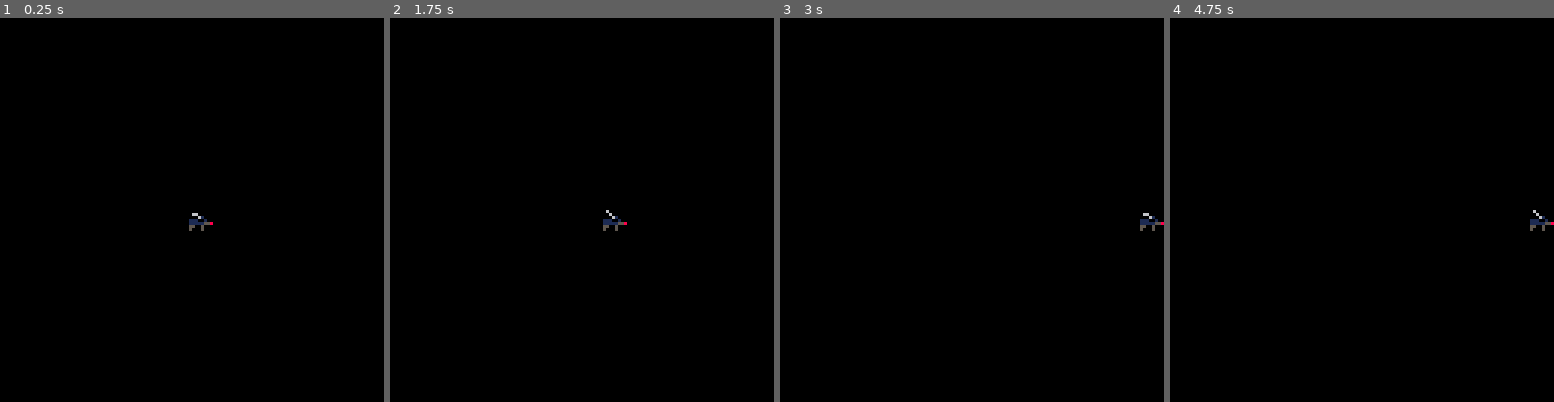
Above: before the commit, frames 1-4 (left to right).
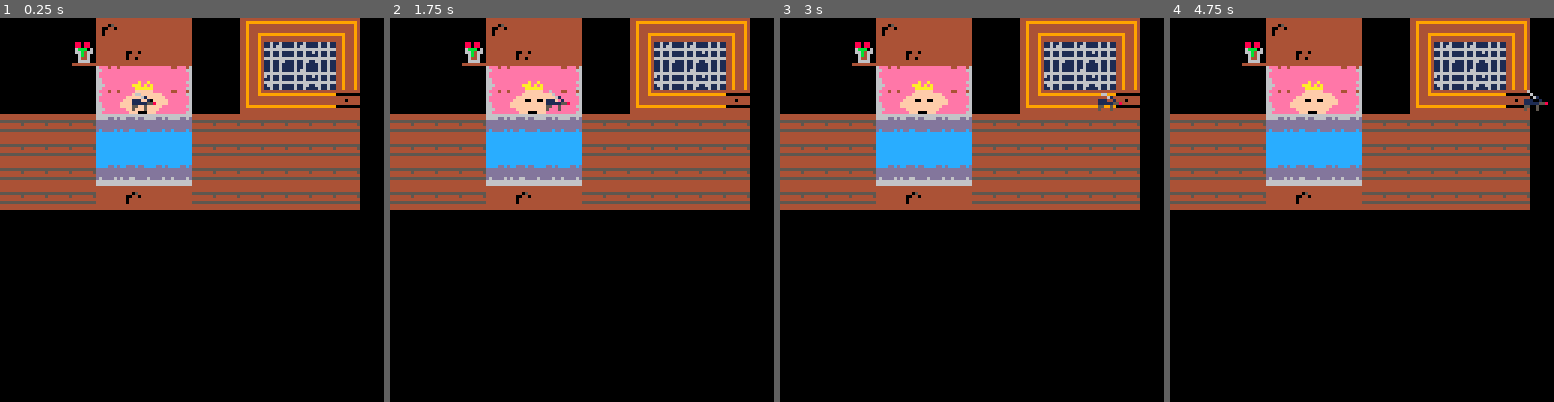
Above: after the commit, the same moments.

Repository: brl63/bugzzz
Game: PICO-8 cartridge bugzzzz.p8
Two runs of this game, one before a commit and one after it. Both use one fixed random seed, a clock stepped at 60 frames per second and the inputs below.
Inputs:
- Up to frame 1 (0.25 s): no input
- Up to frame 2 (1.75 s): hold Right from 1.6 s (still down)
- Up to frame 3 (3 s): release Right at 2.1 s; hold Right from 2.47 s (still down)
- Up to frame 4 (4.75 s): release Right at 3.03 s; hold Left 3.08-3.58 s; hold Right 4.02-4.68 s

The runs differ from the first frame. In frame 1, 38% of the frame differs, in the area x 0-94%, y 0-56%; in frame 2, 38%; in frame 3, 38%; in frame 4, 38%, in the area x 0-100%, y 0-56%.

Commit message:
feat : added the map to the game and make it more good

Diff:
--- a/bugzzzz.p8
+++ b/bugzzzz.p8
@@ -2,8 +2,8 @@
 version 43
 __lua__
 function _init()
-plx =63
-ply =63
+plx =44
+ply =23
 speed =2
 
 
@@ -47,9 +47,11 @@
     end
 
 -- drawing the spirit--
+-- screen size is 16*8
+map(43, 20, 0, 0, 16, 8)
 spr(current_spr, plx, ply, 1, 1, flip)
 
-map(0)
+
 
 end
 __gfx__
@@ -61,14 +63,20 @@
 0070070011111558111115584444444444044444440440444400404499999999cccccccccddccddddcddddcdeeeeeeaeeaeeeeeeffffffffffffffee00000000
 0000000055005000550050004444444444444444444444444444444499999999cccccccccccccccccccccccceeeeaaaeaeaeeeeeeefffffffffffeee00000000
 0000000050005000500050004444444444444444444444444444444499999999cccccccccccccccccccccccceeeeeaaaaaaeeeeeeeefff000fffeeee00000000
-cccccccccccccccce44eee466eee4ee4000000000000000000000000000000000000000000000000000000000000000000000000000000000000000000000000
-ccccddcdccdddcddeeeeee6666eeeeee000000000000000000000000000000000000000000000000000000000000000000000000000000000000000000000000
-ddddddddddddddddeeeeeee66eeeeeee000000000000000000000000000000000000000000000000000000000000000000000000000000000000000000000000
-ddddddddddddddddeeeeeee66eeeeeee000000000000000000000000000000000000000000000000000000000000000000000000000000000000000000000000
-ddddddddddddddddeeeeeee666eeeeee000000000000000000000000000000000000000000000000000000000000000000000000000000000000000000000000
-d6dddd6d6dd66dddeeeeee6666eeeeee000000000000000000000000000000000000000000000000000000000000000000000000000000000000000000000000
-6666666666666666eeeeeee6666eeeee000000000000000000000000000000000000000000000000000000000000000000000000000000000000000000000000
-6666666666666666eeeeee6666eeeeee000000000000000000000000000000000000000000000000000000000000000000000000000000000000000000000000
+cccccccccccccccce44eee466eee4ee4116116111161161144944494444444444494449444444444444444444444444400000000088088004444444400000000
+ccccddcdccdddcddeeeeee6666eeeeee116116111161661144944494999999994494449900000000449999999999999400000000088088004444444400000000
+ddddddddddddddddeeeeeee66eeeeeee66666666666666664494449444444444449444444444444444944444444444940000000006bbb0605555555500000000
+ddddddddddddddddeeeeeee66eeeeeee616116111161161144944494444444444494444444404444449444444444449400000000066b46604444444500000000
+ddddddddddddddddeeeeeee666eeeeee116116111161161144944494444444444494444444444444449444444444449400000000006b46004444444400000000
+d6dddd6d6dd66dddeeeeee6666eeeeee666666666666666644944494999999994499999900000000449444999994449400000000006446005555555500000000
+6666666666666666eeeeeee6666eeeee166116111161166144944494444444444444444444444444449444944494449400000000006666004444444400000000
+6666666666666666eeeeee6666eeeeee116116111161161144944494444444444444444444444444449444944494449400000000444444444444444400000000
+00000000000000000000000000000000000000000000000000000000000000000000000000000000000000000000000000000000000000000000000000000000
+00000000000000000000000000000000000000000000000000000000000000000000000000000000000000000000000000000000000000000000000000000000
+06666660000000000000000000000000000000000000000000000000000000000000000000000000000000000000000000000000000000000000000000000000
+60000006000000000000000000000000000000000000000000000000000000000000000000000000000000000000000000000000000000000000000000000000
+60000006000000000000000000000000000000000000000000000000000000000000000000000000000000000000000000000000000000000000000000000000
+06666660000000000000000000000000000000000000000000000000000000000000000000000000000000000000000000000000000000000000000000000000
 __map__
 0000000000000000000000000000000000000000000000000000000000000000000000000000000000000000000000000000000000000000000000000000000000000000000000000000000000000000000000000000000000000000000000000000000000000000000000000000000000000000000000000000000000000000
 0000000000000000000000000000000000000000000000000000000000000000000000000000000000000000000000000000000000000000000000000000000000000000000000000000000000000000000000000000000000000000000000000000000000000000000000000000000000000000000000000000000000000000
@@ -90,15 +98,15 @@
 0000000000000000000000000000000000000000000000000000000000000000000000000000000000000000000000000000000000000000000000000000000000000000000000000000000000000000000000000000000000000000000000000000000000000000000000000000000000000000000000000000000000000000
 0000000000000000000000000000000000000000000000000000000000000000000000000000000000000000000000000000000000000000000000000000000000000000000000000000000000000000000000000000000000000000000000000000000000000000000000000000000000000000000000000000000000000000
 0000000000000000000000000000000000000000000000000000000000000000000000000000000000000000000000000000000000000000000000000000000000000000000000000000000000000000000000000000000000000000000000000000000000000000000000000000000000000000000000000000000000000000
-0000000000000000000000000000000000000000000000000000000000000000000000000000000000000000000000040303030000000000000000000000000000000000000000000000000000000000000000000000000000000000000000000000000000000000000000000000000000000000000000000000000000000000
-0000000000000000000000000000000000000000000000000000000000000000000000000000000000000000000000030503030000000000000000000000000000000000000000000000000000000000000000000000000000000000000000000000000000000000000000000000000000000000000000000000000000000000
-0000000000000000000000000000000000000000000000000000000000000000000000000000000000000000000000130b0c120000000000000000000000000000000000000000000000000000000000000000000000000000000000000000000000000000000000000000000000000000000000000000000000000000000000
-0000000000000000000000000000000000000000000000000000000000000000000000000000000000000100000000130d0e120000000000000000000000000000000000000000000000000000000000000000000000000000000000000000000000000000000000000000000000000000000000000000000000000000000000
-00000000000000000000000000000000000000000000000000000000000000000000000000000000000000000000000a090a0a0000000000000000000000000000000000000000000000000000000000000000000000000000000000000000000000000000000000000000000000000000000000000000000000000000000000
-0000000000000000000000000000000000000000000000000000000000000000000000000000000000000000000000080808080000000000000000000000000000000000000000000000000000000000000000000000000000000000000000000000000000000000000000000000000000000000000000000000000000000000
-0000000000000000000000000000000000000000000000000000000000000000000000000000000000000000000000101110100000000000000000000000000000000000000000000000000000000000000000000000000000000000000000000000000000000000000000000000000000000000000000000000000000000000
-0000000000000000000000000000000000000000000000000000000000000000000000000000000000000000000000030403030000000000000000000000000000000000000000000000000000000000000000000000000000000000000000000000000000000000000000000000000000000000000000000000000000000000
-0000000000000000000000000000000000000000000000000000000000000000000000000000000000000000000000030303030000000000000000000000000000000000000000000000000000000000000000000000000000000000000000000000000000000000000000000000000000000000000000000000000000000000
+00000000000000000000000000000000000000000000000000000000000000000000000000000000000000000000000403030300001a1717171b00000000000000000000000000000000000000000000000000000000000000000000000000000000000000000000000000000000000000000000000000000000000000000000
+000000000000000000000000000000000000000000000000000000000000000000000000000000000000000000001d030503030000161515141600000000000000000000000000000000000000000000000000000000000000000000000000000000000000000000000000000000000000000000000000000000000000000000
+000000000000000000000000000000000000000000000000000000000000000000000000000000000000000000001c130b0c120000161415141600000000000000000000000000000000000000000000000000000000000000000000000000000000000000000000000000000000000000000000000000000000000000000000
+0000000000000000000000000000000000000000000000000000000000000000000000000000000000000000000000130d0e120000181717171900000000000000000000000000000000000000000000000000000000000000000000000000000000000000000000000000000000000000000000000000000000000000000000
+0000000000000000000000000000000000000000000000000000000000000000000000000000000000001e1e1e1e1e0a090a0a1e1e1e1e1e1e1e00000000000000000000000000000000000000000000000000000000000000000000000000000000000000000000000000000000000000000000000000000000000000000000
+0000000000000000000000000000000000000000000000000000000000000000000000000000000000001e1e1e1e1e080808081e1e1e1e1e1e1e00000000000000000000000000000000000000000000000000000000000000000000000000000000000000000000000000000000000000000000000000000000000000000000
+0000000000000000000000000000000000000000000000000000000000000000000000000000000000001e1e1e1e1e101110101e1e1e1e1e1e1e00000000000000000000000000000000000000000000000000000000000000000000000000000000000000000000000000000000000000000000000000000000000000000000
+0000000000000000000000000000000000000000000000000000000000000000000000000000000000001e1e1e1e1e030403031e1e1e1e1e1e1e00000000000000000000000000000000000000000000000000000000000000000000000000000000000000000000000000000000000000000000000000000000000000000000
+0000000000000000000000000000000000000000000000000000000000000000000000000000000000001e1e1e1e1e030303031e1e1e1e1e1e1e00000000000000000000000000000000000000000000000000000000000000000000000000000000000000000000000000000000000000000000000000000000000000000000
 0000000000000000000000000000000000000000000000000000000000000000000000000000000000000000000000050306030000000000000000000000000000000000000000000000000000000000000000000000000000000000000000000000000000000000000000000000000000000000000000000000000000000000
 0000000000000000000000000000000000000000000000000000000000000000000000000000000000000000000000030303030000000000000000000000000000000000000000000000000000000000000000000000000000000000000000000000000000000000000000000000000000000000000000000000000000000000
 
